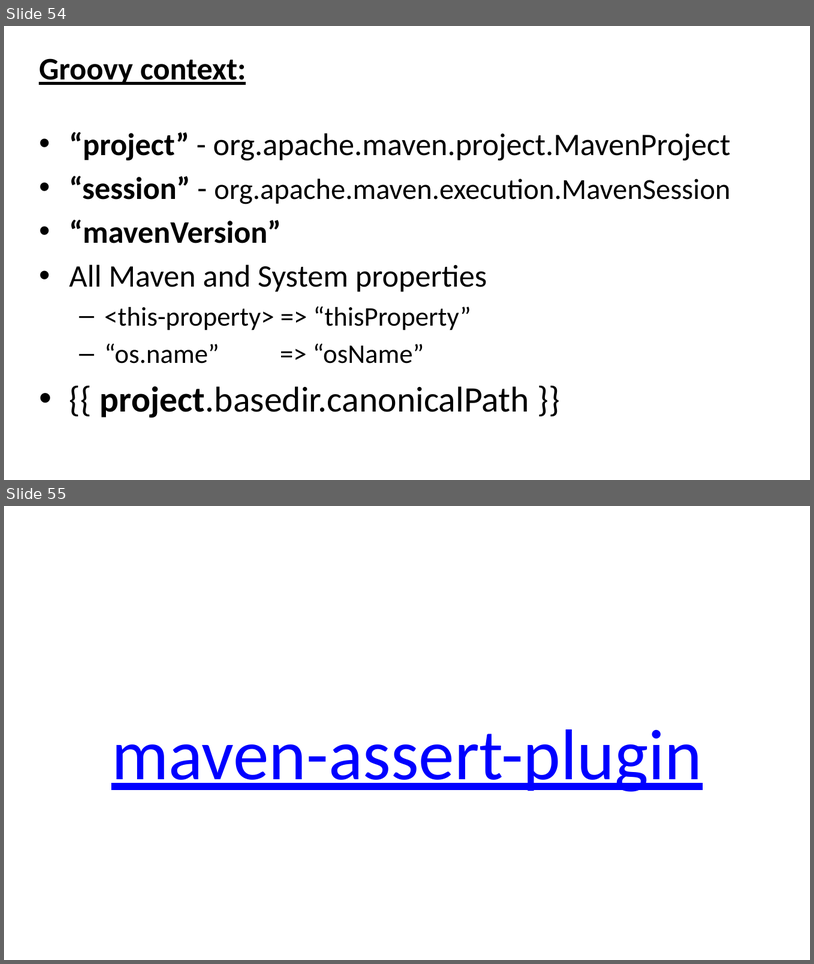
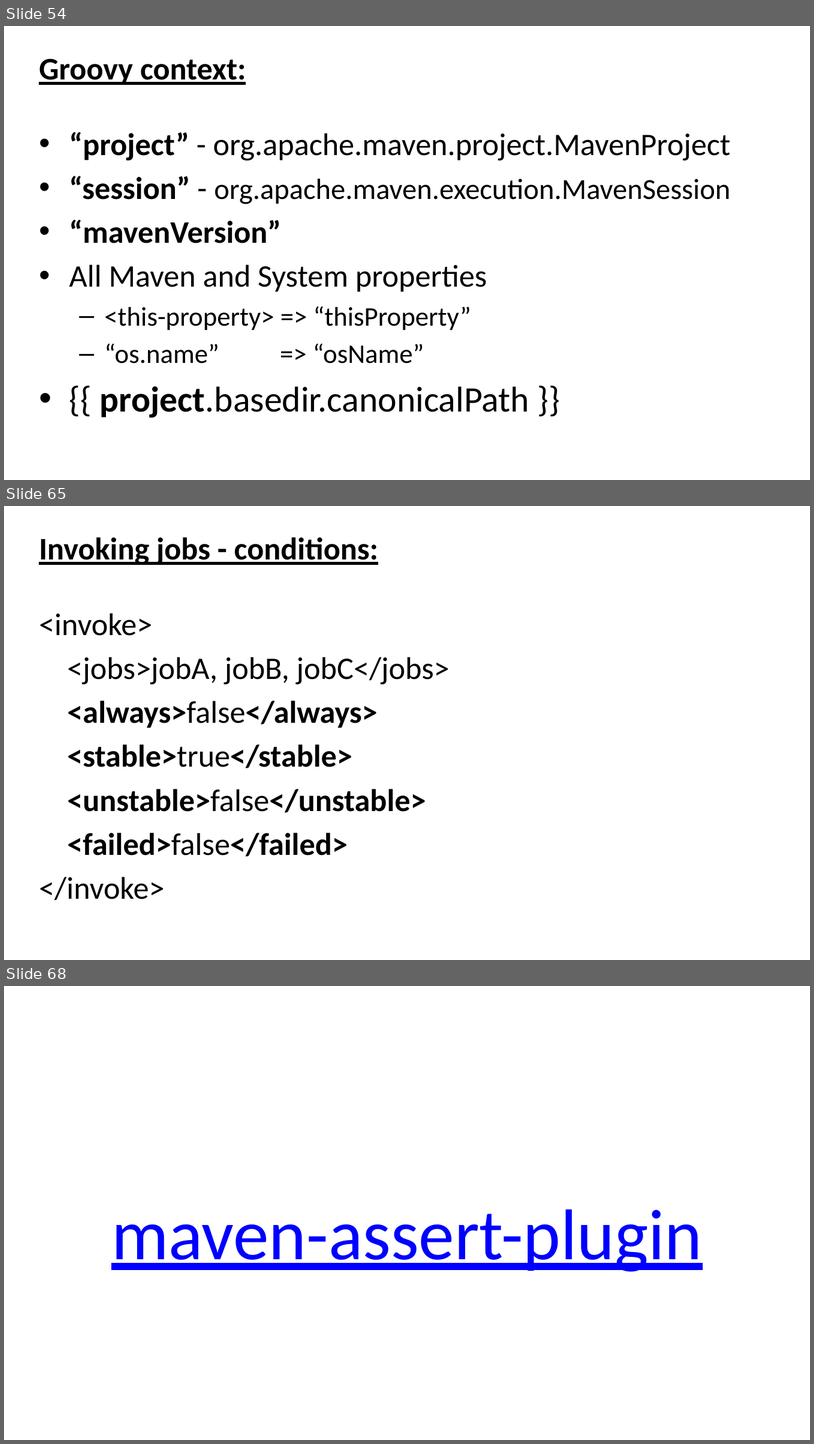
Before and after one commit to evgeny-goldin/maven-plugins, a slide deck: maven-plugins.pptx. Shown one above the other, each under a label of ours: slides 54 and 55 before the commit, slides 54, 65 and 68 after it; the slides between them are not shown. The pictures are 814x964 and 814x1444 pixels, drawn with LibreOffice and Linux fonts; fonts in the diff are those of the drawing; background and template pictures are left out. Boxes give left, top, right and bottom in pixels: in the first picture for what was removed or moved away, otherwise in the second. Text is boxed around its words. In the diff, an @@ line names an element or a change of style, - is before the commit and + after.

```diff
--- a/maven-plugins.pptx
+++ b/maven-plugins.pptx
@@ slide 65 added at [4,506,810,960], background picture (left out) @@
@@ text added at [39,537,450,900], 28 pt, text #000000, bold @@
+Invoking jobs - conditions:
+<invoke>
+<jobs>jobA, jobB, jobC</jobs>
+<always>false</always>
+<stable>true</stable>
+<unstable>false</unstable>
+<failed>false</failed>
+</invoke>
@@ what was slide 55 is now slide 68 @@
```
Also in this commit, not shown: 6 slides changed, 12 other slides added.
